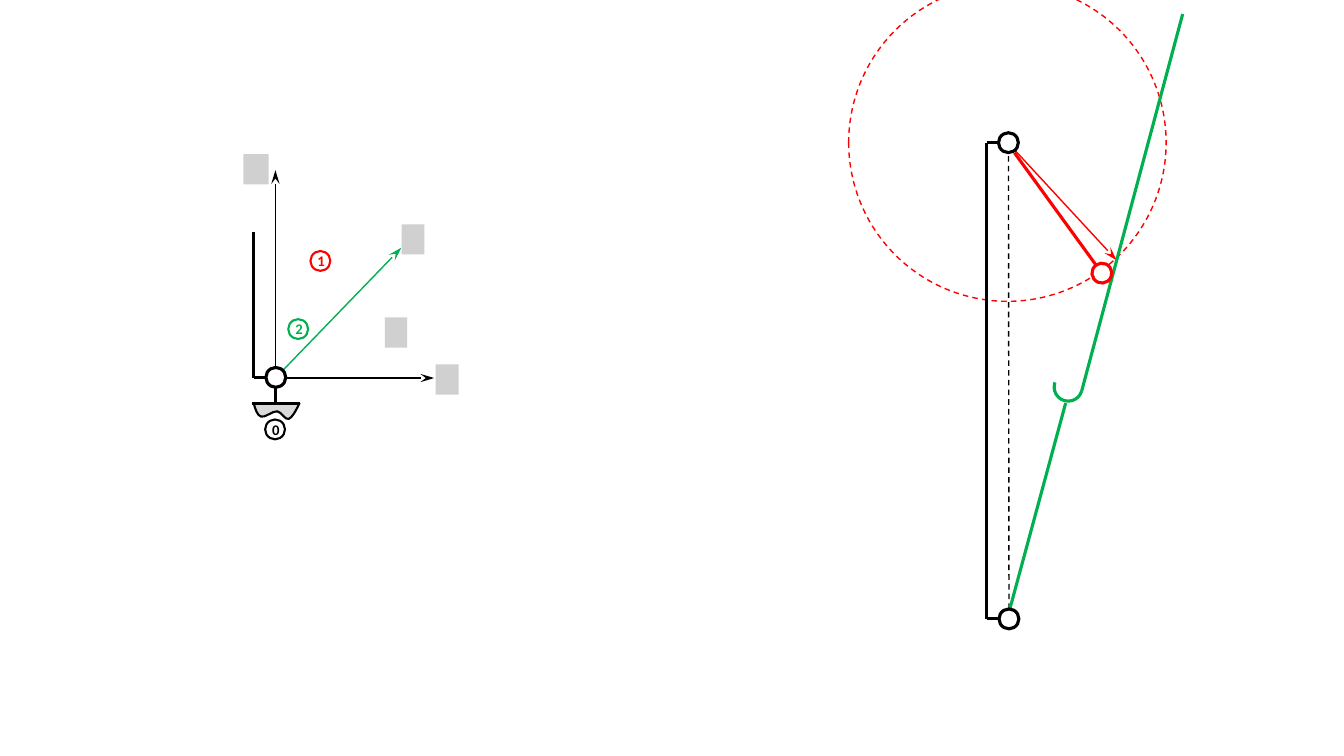
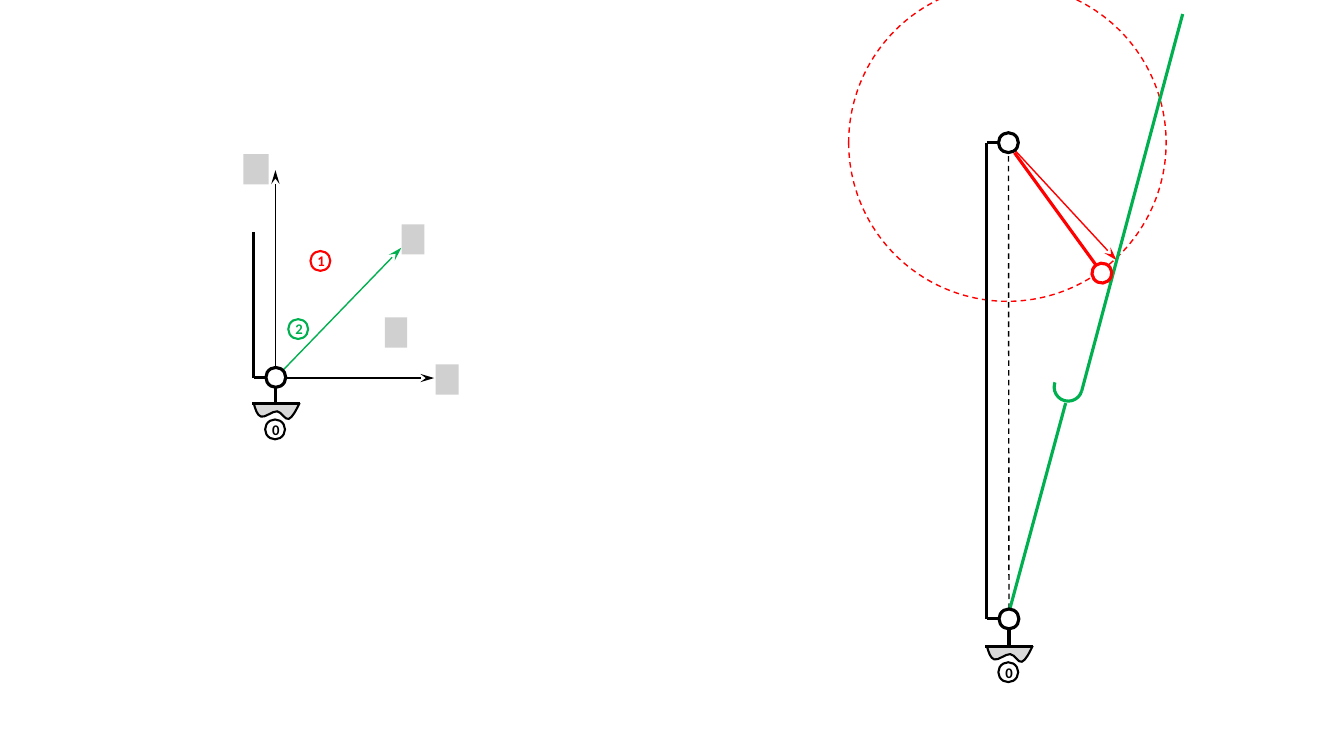
Before and after one commit to xpessoles/ExercicesCompetences, a slide deck: slide 29 of MecanismesDeBase/Figures.pptx. Drawn at 1344x756 pixels with LibreOffice and Linux fonts; fonts in the diff are those of the drawing; grey boxes stand for pictures; background and template pictures are left out. Boxes give left, top, right and bottom in pixels: in the first picture for what was removed or moved away, otherwise in the second. Text is boxed around its words. In the diff, an @@ line names an element or a change of style, - is before the commit and + after.

```diff
--- a/MecanismesDeBase/Figures.pptx
+++ b/MecanismesDeBase/Figures.pptx
@@ group added at <box>985,630,1033,683</box>: 2 lines, 1 freeform shape, 1 ellipse @@
+0
```
Also in this commit, not shown: 1 other slide changed, 2 slides added, 3 other files.
